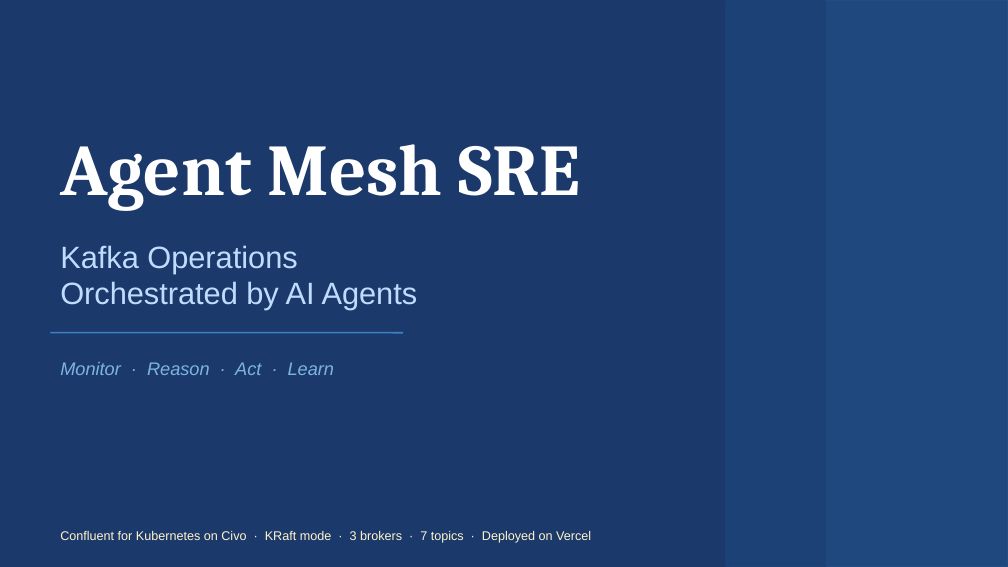
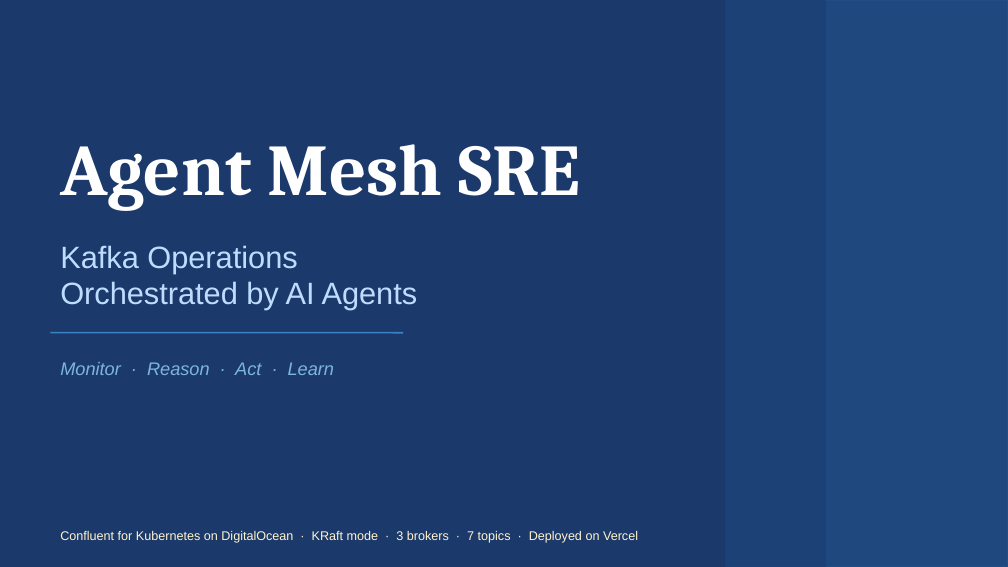
Before and after one commit to surajcsibm/agent-mesh-sre-real, a slide deck: slide 1 of public/docs/Agent-Mesh-SRE-Bobathon-2026.pptx. Drawn at 1008x567 pixels with LibreOffice and Linux fonts; fonts in the diff are those of the drawing. Boxes give left, top, right and bottom in pixels: in the first picture for what was removed or moved away, otherwise in the second. Text is boxed around its words. In the diff, an @@ line names an element or a change of style, - is before the commit and + after.

Commit message:
fix: correct stale Civo infra refs and checkpointShareGroup tool name; add SSL incident as bug 6

```diff
--- a/public/docs/Agent-Mesh-SRE-Bobathon-2026.pptx
+++ b/public/docs/Agent-Mesh-SRE-Bobathon-2026.pptx
@@ text at bbox=[60, 531, 638, 543]: text changed @@
-Confluent for Kubernetes on Civo · KRaft mode · 3 brokers · 7 topics · Deployed on Vercel
+Confluent for Kubernetes on DigitalOcean · KRaft mode · 3 brokers · 7 topics · Deployed on Vercel
```
Also in this commit, not shown: 4 other slides changed, 2 other files.
